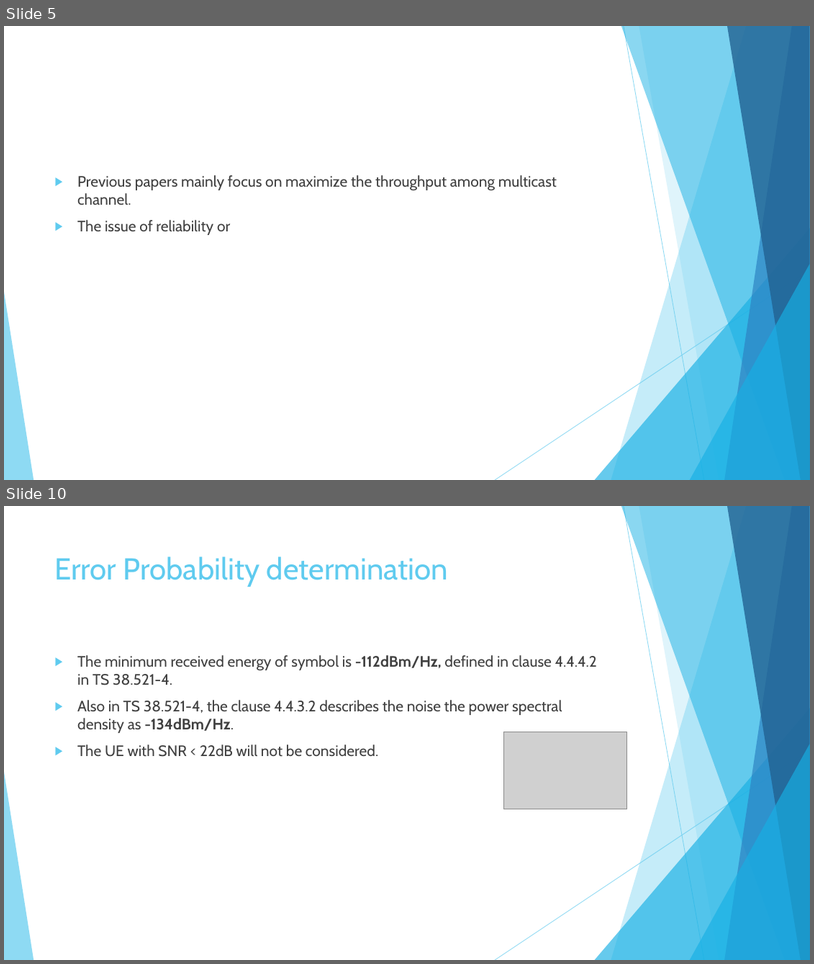
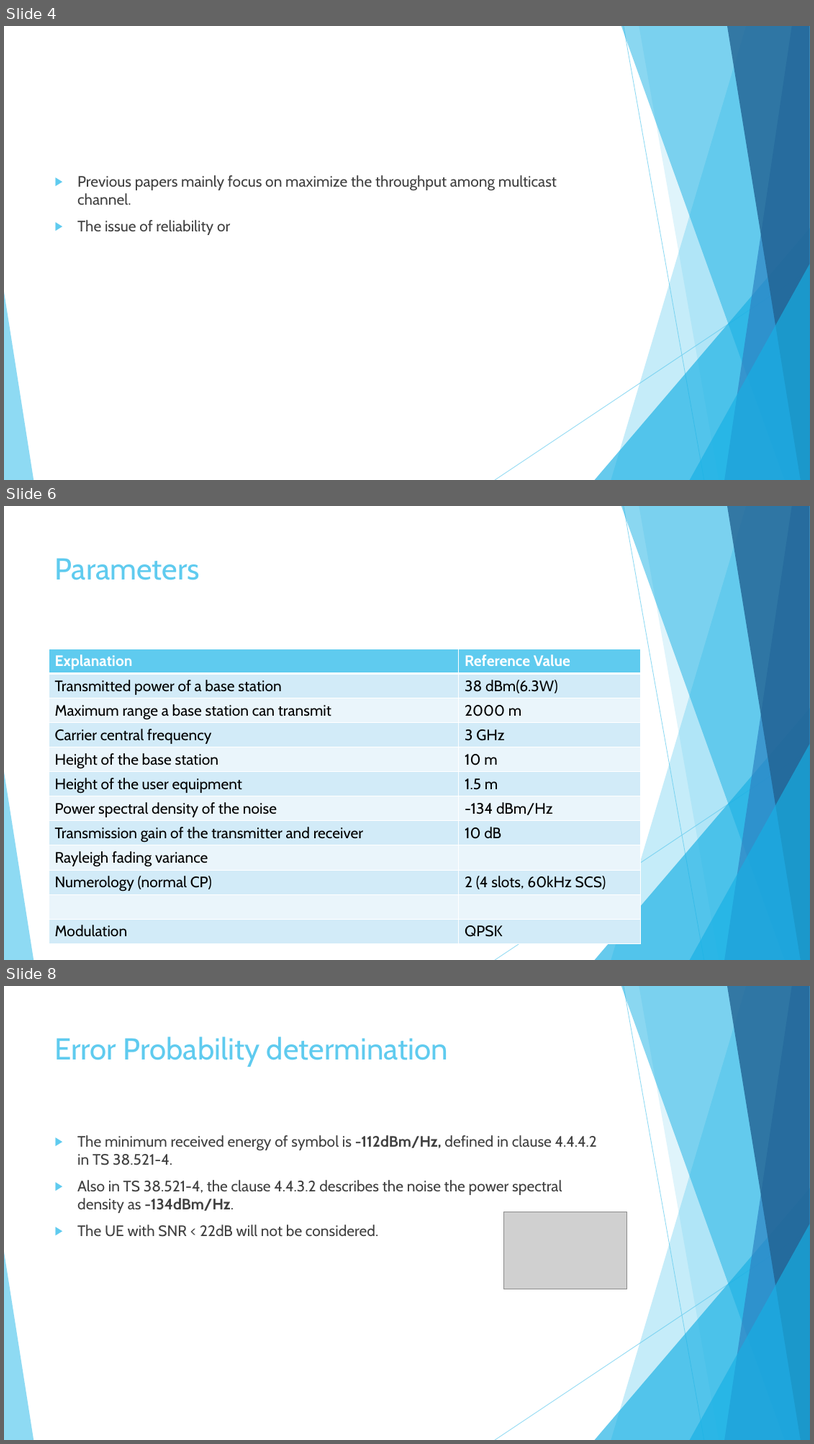
Before and after one commit to hungchun0201/Reliable_multicast_simulation, a slide deck: Final_project_reliable_multicast_retransmission_scheme.pptx. Shown one above the other, each under a label of ours: slides 5 and 10 before the commit, slides 4, 6 and 8 after it; the slides between them are not shown. The pictures are 814x964 and 814x1444 pixels, drawn with LibreOffice and Linux fonts; fonts in the diff are those of the drawing; grey boxes stand for pictures. Boxes give left, top, right and bottom in pixels: in the first picture for what was removed or moved away, otherwise in the second. Text is boxed around its words. In the diff, an @@ line names an element or a change of style, - is before the commit and + after.

```diff
--- a/Final_project_reliable_multicast_retransmission_scheme.pptx
+++ b/Final_project_reliable_multicast_retransmission_scheme.pptx
@@ slide 6 added at (x1=4, y1=506, x2=810, y2=960), background #FFFFFF; not listed: 10 template elements that a slide beside it also shows @@
@@ title added at (x1=55, y1=558, x2=201, y2=580), 36 pt, text #5FCBEF @@
+Parameters
@@ table added at (x1=49, y1=649, x2=641, y2=943), 12 rows, 2 columns @@
+Explanation | Reference Value
+Transmitted power of a base station | 38 dBm(6.3W)
+Maximum range a base station can transmit | 2000 m
+Carrier central frequency | 3 GHz
+Height of the base station | 10 m
+Height of the user equipment | 1.5 m
+Power spectral density of the noise | -134 dBm/Hz
+Transmission gain of the transmitter and receiver | 10 dB
+Rayleigh fading variance | 
+Numerology (normal CP) | 2 (4 slots, 60kHz SCS)
+ | 
+Modulation | QPSK
@@ what was slide 5 is now slide 4 @@
@@ what was slide 10 is now slide 8 @@
```
Also in this commit, not shown: 6 slides changed, 12 other slides added, 3 slides removed, 10 other files.
